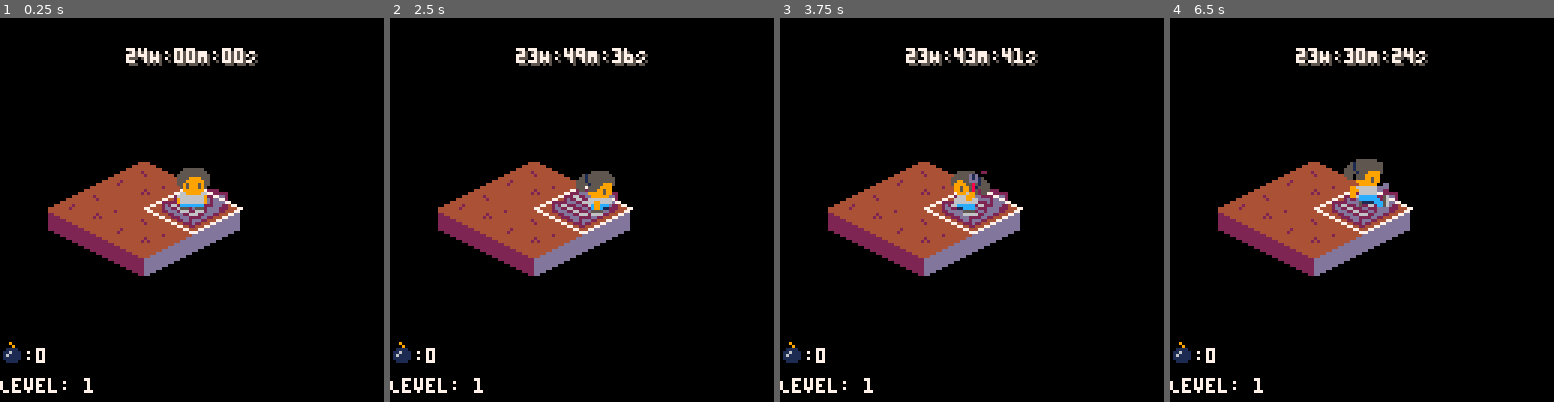
Above: before the commit, frames 1-4 (left to right).
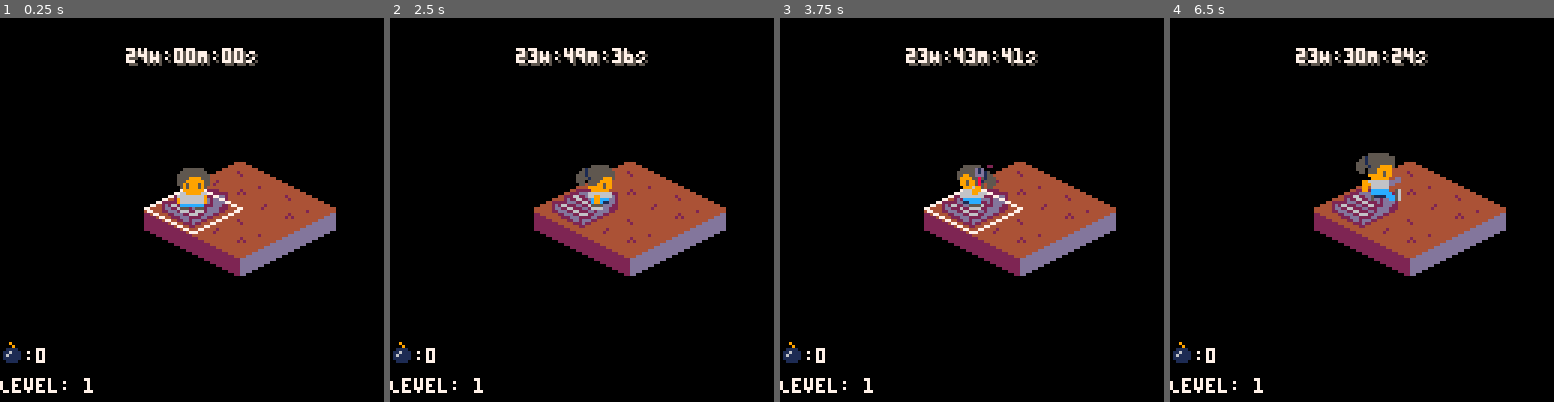
Above: after the commit, the same moments.

Repository: scottnm/collards.p8
Game: PICO-8 cartridge collards.p8
Two runs of this game, one before a commit and one after it. Both use one fixed random seed, a clock stepped at 60 frames per second and the inputs below.
Inputs:
- Up to frame 1 (0.25 s): no input
- Up to frame 2 (2.5 s): tap X (X key) at 0.33, 1.07, 1.85 s; tap O (Z key) at 0.7, 1.7, 2.1 s; hold Right 1.6-2.1 s; hold Up 2.15-2.42 s; hold Right from 2.47 s (still down)
- Up to frame 3 (3.75 s): tap O (Z key) every 0.4 s from 2.5 to 3.7 s; tap X (X key) at 2.97 s; release Right at 3.03 s; hold Left 3.08-3.58 s; hold Down from 3.63 s (still down)
- Up to frame 4 (6.5 s): release Down at 3.97 s; hold Right 4.02-4.68 s; tap X (X key) at 4.08, 5.2, 6.32 s; tap O (Z key) every 0.4 s from 4.1 to 6.1 s; hold Up 4.73-5.03 s; hold Left 5.08-5.68 s; hold Down 5.73-6.03 s; hold Right from 6.08 s (still down)

The runs differ from the first frame. In frame 1, 13% of the frame differs, in the area x 12-88%, y 37-68%; in frame 2, 14%; in frame 3, 14%; in frame 4, 14%, in the area x 12-88%, y 35-68%.

Commit message:
added the final map and fancy new banners

Diff:
--- a/collards.p8
+++ b/collards.p8
@@ -73,21 +73,21 @@
 00000000004444444444440000000000000000000044444444444400000000000000000000444444244444000000000000000000004444422444440000000000
 00000000000044444444000000000000000000000000444444440000000000000000000000004444444400000000000000000000000044444444000000000000
 00000000000000444400000000000000000000000000004444000000000000000000000000000044440000000000000000000000000000444400000000000000
-220000000000000000000000000000dd000000000000000000000000000000000000000000000066660000000000000000000000000000444400000000000000
-2222000000000000000000000000dddd0002200000000000000020000000000000000000000066dddd6600000000000000000000000044443444000000000000
-22222200000000000000000000dddddd00222200000222200000220000000000000000000066dddddddd66000000000000000000004444444444440000000000
-222222220000000000000000dddddddd022222200000222002222220000000000000000066dddd66dddddd6600000000000000004444344444b4444400000000
-2222222222000000000000dddddddddd0002200000022020022222200000000000000066dddddddddddddddd6600000000000044444b4444b44444b444000000
-22222222222200000000dddddddddddd00022000002200000000220000000000000066dddddddddddddd5ddddd66000000004444844444444444434344440000
-222222222222220000dddddddddddddd000220000220000000002000000000000066dddddd5ddddddddddddddddd660000444e48a8444444444444444e444400
-0022222222222222dddddddddddddd000000000000000000000000000000000066ddd6dd55dddddd5ddddddd6ddddd664444eae48444434444444444eae44444
-0000222222222222dddddddddddd00000000000000000000000000000000000055dddddddddddddddddddddddddddd5544444eb4b34444444444b444be444444
-0000002222222222dddddddddd000000000000000000000000000000000000000055dddddddddddddddddddddddd5500004443b4b444b4448444443b34444400
-0000000022222222dddddddd0000000000000000000000000000000000000000000055dddddd6ddddddd5ddddd5500000000444b4443b448a844444b44440000
-0000000000222222dddddd00000000000000000000000000000000000000000000000055dddddddddd5ddddd5500000000000044444444438444434444000000
-0000000000002222dddd000000000000000000000000000000000000000000000000000055dddddddddddd55000000000000000044443444b344444400000000
-0000000000000022dd0000000000000000000000000000000000000000000000000000000055dddddddd5500000000000000000000444444b444440000000000
-000000000000000000000000000000000000000000000000000000000000000000000000000055dddd5500000000000000000000000044444444000000000000
+220000000000000000000000000000dd0000000000000000000000000000000000000000000000dddd0000000000000000000000000000444400000000000000
+2222000000000000000000000000dddd00022000000000000000200000000000000000000000dd6666dd00000000000000000000000044443444000000000000
+22222200000000000000000000dddddd002222000002222000002200000000000000000000dd66dddd66dd000000000000000000004444444444440000000000
+222222220000000000000000dddddddd0222222000002220022222200000000000000000dd66dd66dddd66dd00000000000000004444344444b4444400000000
+2222222222000000000000dddddddddd00022000000220200222222000000000000000dd66dddddddddddd66dd00000000000044444b4444b44444b444000000
+22222222222200000000dddddddddddd000220000022000000002200000000000000dd66dddddddddddd5ddd66dd000000004444844444444444434344440000
+222222222222220000dddddddddddddd0002200002200000000020000000000000dd66dddd5ddddddddddddddd66dd0000444e48a8444444444444444e444400
+0022222222222222dddddddddddddd0000000000000000000000000000000000dd66d6dd55dddddd5ddddddd6ddd66dd4444eae48444434444444444eae44444
+0000222222222222dddddddddddd0000000000000000000000000000000000005555dddddddddddddddddddddddd555544444eb4b34444444444b444be444444
+0000002222222222dddddddddd00000000000000000000000000000000000000005555dddddddddddddddddddd555500004443b4b444b4448444443b34444400
+0000000022222222dddddddd000000000000000000000000000000000000000000005555dddd6ddddddd5ddd555500000000444b4443b448a844444b44440000
+0000000000222222dddddd0000000000000000000000000000000000000000000000005555dddddddd5ddd555500000000000044444444438444434444000000
+0000000000002222dddd00000000000000000000000000000000000000000000000000005555dddddddd5555000000000000000044443444b344444400000000
+0000000000000022dd000000000000000000000000000000000000000000000000000000005555dddd555500000000000000000000444444b444440000000000
+00000000000000000000000000000000000000000000000000000000000000000000000000005555555500000000000000000000000044444444000000000000
 00000000000000000000000000000000000000000000000000000000000000000000000000000055550000000000000000000000000000444400000000000000
 00000000000000444400000000000000000000000000000000000000000000000000000000000000000000000000000000000000000000000008000000008800
 00000000000044444444000000000000000000000000000000000000000000000000000000000000000000000000000000999990000999000008800000088000
--- a/main.lua
+++ b/main.lua
@@ -8,11 +8,14 @@
     Fall = 5,
     BombItem = 6,
     PageItem = 7,
+    Altar = 8,
+    StoneFloor = 9,
 }
 
 ItemType = {
     Bomb = 1,
     Page = 2,
+    Book = 3,
 }
 
 HintArrow = {
@@ -36,7 +39,7 @@
 end
 
 function MAX_TILE_LINE()
-    return 10
+    return 9
 end
 
 function MAX_CAMERA_DISTANCE_FROM_PLAYER()
@@ -246,7 +249,7 @@
         g_player.collect_item_state = {
             anim = g_anims.CollectItem,
             item = ItemType.Bomb,
-            anim_timer = make_ingame_timer(30),
+            anim_timer = make_ingame_timer(60),
         }
         -- after weve picked up the bomb, flip the cell to be just a plain ole empty cell without a hint
         tile.type = TileType.Empty
@@ -256,11 +259,19 @@
             anim = g_anims.CollectItem,
             item = ItemType.Page,
             page_frag = tile.page_frag,
-            anim_timer = make_ingame_timer(30),
+            anim_timer = make_ingame_timer(60),
         }
         -- after weve picked up the bomb, flip the cell to be just a plain ole empty cell without a hint
         tile.type = TileType.Empty
         tile.page_frag = nil
+    elseif tile.has_book then
+        g_player.has_book = true
+        tile.has_book = false
+        g_player.collect_item_state = {
+            anim = g_anims.CollectItem,
+            item = ItemType.Book,
+            anim_timer = make_ingame_timer(60),
+        }
     end
 end
 
@@ -352,6 +363,13 @@
                     draw_bomb_item(isocell.pos)
                 elseif isocell.tile.type == TileType.PageItem then
                     draw_page_item(isocell.pos, isocell.tile.page_frag)
+                elseif isocell.tile.type == TileType.Altar then
+                    -- draw the altar
+                    spr_centered(88, isocell.pos.x, isocell.pos.y, 2, 1)
+                end
+
+                if isocell.tile.has_book then
+                    draw_book(isocell.pos, isocell.tile.type == TileType.Altar)
                 end
             end
         end
@@ -373,8 +391,13 @@
         local item_pos = add_vec2(g_player.pos, { x = 0, y = -16 })
         if g_player.collect_item_state.item == ItemType.Bomb then
             draw_bomb_item(item_pos)
+            draw_item_banner("bomb")
         elseif g_player.collect_item_state.item == ItemType.Page then
             draw_page_item(item_pos, g_player.collect_item_state.page_frag)
+            draw_item_banner("page fragment")
+        elseif g_player.collect_item_state.item == ItemType.Book then
+            draw_book(item_pos, false)
+            draw_item_banner("granddaddy's book")
         end
     end
 
@@ -402,11 +425,7 @@
     print("Level: "..g_map.level_id, 0, 120, Colors.White)
     if g_player_found_exit_timer != nil then
     elseif g_player.die_state != nil then
-        local bg_rect = { x = 0, y = 40, width = 128, height = 10 }
-        rectfill(bg_rect.x, bg_rect.y, bg_rect.x + bg_rect.width, bg_rect.y + bg_rect.height, Colors.Navy)
-        local text = "DIED"
-        local text_pos = center_text(bg_rect, text)
-        print(text, text_pos.x, text_pos.y, Colors.Red)
+        draw_banner("died", Colors.Red, Colors.Navy)
     end
 
     -- draw the bomb counter UI
@@ -426,7 +445,8 @@
     local text_pixel_height = 6
     local text_start_x = rect.x + (rect.width/2) - (text_pixel_width/2)
     local text_start_y = rect.y + (rect.height/2) - (text_pixel_height/2)
-    return { x = text_start_x, y = text_start_y }
+    -- N.B. y + 1 to account for the extra pixel buffer below the font
+    return { x = text_start_x, y = text_start_y + 1 }
 end
 
 function dbg_display_frame_stats(pos)
@@ -498,6 +518,37 @@
     spr_centered(sprite, pos_center.x, pos_center.y, 1, 1)
 end
 
+function draw_book(pos_center, on_altar)
+    if on_altar then
+        -- draw the book on the altar
+        spr_centered(72, pos_center.x, pos_center.y - 4, 1, 1)
+    else
+        -- draw just the book on the floor
+        spr_centered(72, pos_center.x, pos_center.y, 1, 1)
+    end
+end
+
+function draw_item_banner(item_name)
+    draw_banner("got: "..item_name, Colors.DarkGreen, Colors.Tan)
+end
+
+function draw_banner(text, fg_color, bg_color)
+    -- Banners are drawn in screen space.
+    -- Grab the camera position from its memory mapped position so we can clear and later reset it
+    camera_x = peek2(0x5f28)
+    camera_y = peek2(0x5f2a)
+    camera(0, 0)
+
+    local bg_rect = { x = 0, y = 98, width = 128, height = 10 }
+    rectfill(bg_rect.x, bg_rect.y, bg_rect.x + bg_rect.width, bg_rect.y + bg_rect.height, bg_color)
+    rect(bg_rect.x + 1, bg_rect.y + 1, bg_rect.x + bg_rect.width - 2, bg_rect.y + bg_rect.height - 1, fg_color)
+    local text_pos = center_text(bg_rect, text)
+    print(text, text_pos.x, text_pos.y, fg_color)
+
+    -- restore the camera
+    camera(camera_x, camera_y)
+end
+
 function spr_centered(frame, x, y, tile_width, tile_height, flip_x, flip_y)
     flip_x = flip_x or false
     flip_y = flip_y or false
@@ -522,11 +573,23 @@
 function generate_maps(num_maps)
     local maps = {}
 
-    for i=1,10 do
+    for i=1,(num_maps - 1) do
         -- the first level has map size 2
         -- the largest map is size MAX_TILE_LINE()
         local map_size_for_level = min((i + 1), MAX_TILE_LINE())
         add(maps, generate_empty_level(i, map_size_for_level))
+    end
+
+    -- Place the start and end tile on each map FIRST (we have to have these tiles. The rest aren't guaranteed to be
+    -- present on every layer)
+    for map in all(maps) do
+        -- set the start cell on this map.
+        map.player_start_iso_idx = select_random_empty_tile_idx_from_map(map)
+        map.isocells[map.player_start_iso_idx].tile = make_tile(true, TileType.Start)
+
+        -- set the finish cell on this map.
+        map.finish_cell_idx = select_random_empty_tile_idx_from_map(map)
+        map.isocells[map.finish_cell_idx].tile = make_tile(false, TileType.Finish)
     end
 
     -- generate the trap cells in each map
@@ -559,18 +622,7 @@
         next_page_frag_idx = ((next_page_frag_idx + 1) % #page_fragments)
     end
 
-    -- Place the start and end tile on each map
-    for map in all(maps) do
-        -- set the start cell on this map.
-        map.player_start_iso_idx = select_random_empty_tile_idx_from_map(map)
-        map.isocells[map.player_start_iso_idx].tile = make_tile(true, TileType.Start)
-
-        -- set the finish cell on this map.
-        map.finish_cell_idx = select_random_empty_tile_idx_from_map(map)
-        map.isocells[map.finish_cell_idx].tile = make_tile(false, TileType.Finish)
-    end
-
-    -- Lastly, now that all interesting cells have been placed, fill in the remaining empty
+    -- Now that all interesting cells have been placed, fill in the remaining empty
     -- cells with hint arrows
     for map in all(maps) do
         local iso_finish_cell_pos = map.isocells[map.finish_cell_idx].pos
@@ -606,6 +658,25 @@
         end
     end
 
+    -- Last but not least, we'll generate the last level. This
+    -- level is generated specially since it doesn't follow the rules of the previous maps.
+    -- It's just the single goal item in the middle of an empty layer
+    local final_map = generate_empty_level(num_maps, MAX_TILE_LINE())
+    -- set the final level's entry
+    final_map.player_start_iso_idx = select_random_empty_tile_idx_from_map(final_map)
+    final_map.isocells[final_map.player_start_iso_idx].tile = make_tile(true, TileType.Start)
+    -- set the altar point
+    local altar_cell_idx = select_random_empty_tile_idx_from_map(final_map)
+    final_map.isocells[altar_cell_idx].tile = make_tile(true, TileType.Altar)
+    final_map.isocells[altar_cell_idx].tile.has_book = true
+    -- turn every other cell into a stone floor cell
+    for cell in all(final_map.isocells) do
+        if cell.tile.type == TileType.Empty then
+            cell.tile = make_tile(true, TileType.StoneFloor)
+        end
+    end
+    add(maps, final_map)
+
     -- uncomment this to make all tiles visible at start
     -- for map in all(maps) do
     --     for cell in all(map.isocells) do
@@ -723,10 +794,17 @@
             return 160
         elseif tile.type == TileType.PageItem then
             return 160
+        elseif tile.type == TileType.Altar then
+            return 140
+        elseif tile.type == TileType.StoneFloor then
+            return 136
         else
             return nil
         end
     else
+        -- these two tile types should never be covered
+        assert(tile.type != TileType.Altar)
+        assert(tile.type != TileType.StoneFloor)
         return 96
     end
 end
@@ -1099,3 +1177,20 @@
 function scale_vec2(v, s)
     return { x = v.x * s, y = v.y * s }
 end
+
+-- TODO: keep track of things I still need to do so I don't forget
+-- let player only go back up stairs after they've collected the altar item
+-- let player only go back up very first set of stairs after they're holding the altar item
+-- let player lose game once timer reaches zero
+-- boulders falling after collecting items?
+-- render the altar on the last layer
+-- render the flower bed on the last layer
+-- render the altar item on the last layer
+-- render the stone floor on the last layer
+-- show final screen
+--         support TOTAL LOSE final screen (with hint about collected pages)
+--         support EMPTY WIN final screen (with hint about collected pages)
+--         support TOTAL WIN final screen (with final fully pieced together
+--         pages graphic)
+-- title screen
+-- SUPPOERT ITEMTYPE.BOOK in ALL PLACES IN CODE WHERE ITEMTYPE.PAGE/BOMB
Not shown, changed: p8csprite_player.png
